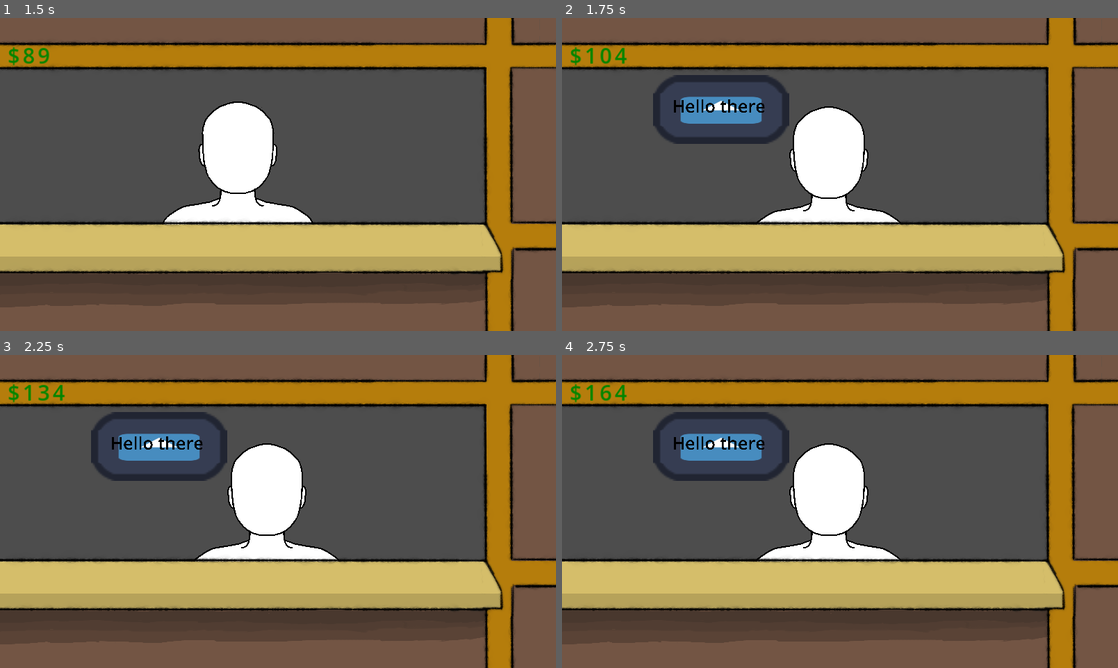
Above: before the commit, frames 1-4 (two rows, left to right).
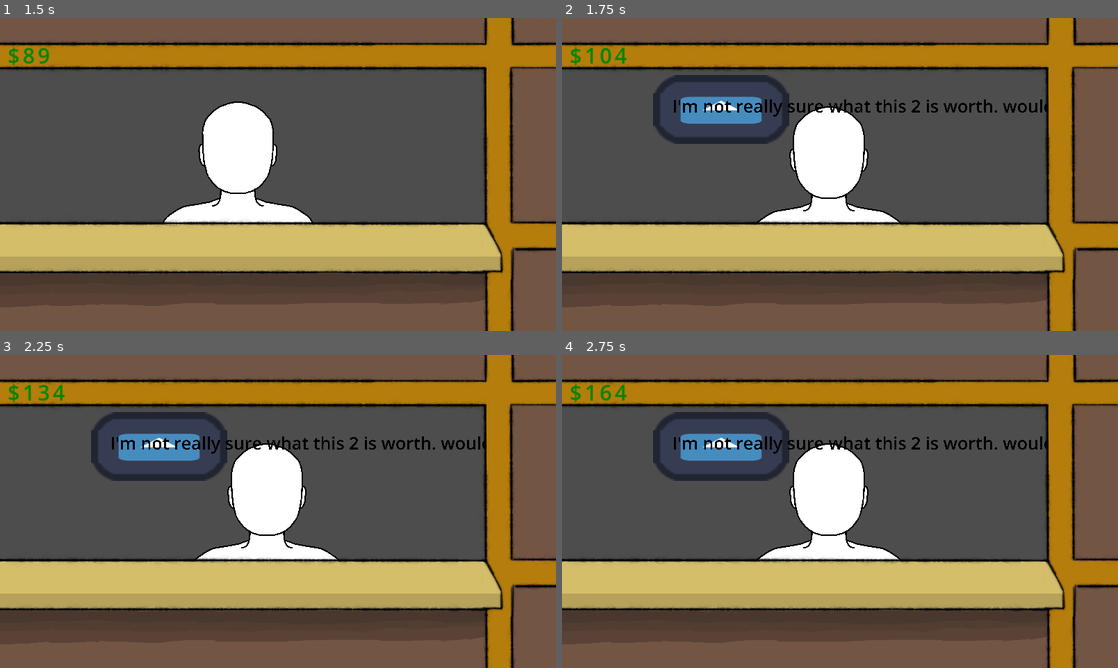
Above: after the commit, the same moments.

Repository: Routund/pawncepts
Game: Godot game, scene res://Scenes/Shop.tscn
The game is run twice, just before and just after one commit, with the same random seed, the same clock (stepped at 60 frames per second) and the same inputs. The engine's default icon, where the game draws it, is replaced by a stand-in: a white triangle on a blue panel in a dark square.
Inputs:
- Up to frame 1 (1.5 s): no input
- Up to frame 2 (1.75 s): no input
- Up to frame 3 (2.25 s): tap Enter at 2 s
- Up to frame 4 (2.75 s): no input

Frame 1 is identical in both runs. In frame 2, 0.9% of the frame differs, in the area x 20-88%, y 26-32%; in frame 3, 0.9%; in frame 4, 0.9%.

Commit message:
Added basic text for customers

Diff:
--- a/Scripts/Speech_manager.gd
+++ b/Scripts/Speech_manager.gd
@@ -1,12 +1,48 @@
 extends Node2D
 
-var customerTypes = {
+var cust = 0
+var item = 0
+var min_price = 0
+var initial_price = 0
+var sell_price = 100
+@onready var dialogue = get_node("Control/Label")
 
+var customerTypes = [
+	0, # Stingy, give high price and have relatively high min price
+	1, # Desperate, give low price, and have relatively low min price
+	2, # Clueless, give high price, and have relatively low min price
+	3, # Veteran, give low price, and have relatively high min price
+]
+var cust_variance = [
+	1.1, # Stingy, give high price and have relatively high min price
+	0.4, # Desperate, give low price, and have relatively low min price
+	0.7, # Clueless, give high price, and have relatively low min price
+	1, # Veteran, give low price, and have relatively high min price
+]
+var items = [
+	0, # Necklace
+	1, # Ring
+	2, # Console
+	3, # Vase
+]
+var items_dict = {
+	0:"Necklace",
+	1:"Ring",
+	2:"Console",
+	3:"Vase"
 }
+var prices = [
+	600, # Necklace
+	435, # Ring
+	350, # Console
+	90, # Vase
+]
+var rng = RandomNumberGenerator.new()
 
 # Called when the node enters the scene tree for the first time.
 func _ready():
-	pass # Replace with function body.
+	rng.seed = hash("I missed my lunch")
+	pass
 
 
 # Called every frame. 'delta' is the elapsed time since the previous frame.
@@ -15,5 +51,21 @@
 
 
 func _on_customer_entered():
-	visible=true
-	pass # Replace with function body.
+	item = items[randi() % items.size()]
+	cust = customerTypes[randi() % customerTypes.size()]
+	min_price = int(prices[item] * (cust_variance[cust] + rng.randf_range(-0.2, 0.2)))
+	initial_price = min_price + randi_range(10, 50)  # Set an initial price above min_price
+
+	visible = true
+
+	# Display dialogue based on customer type
+	match cust:
+		0:
+			dialogue.text = "I'm looking to sell this %s. It's worth %d. Any objections?" % [items[item],initial_price]
+		1:
+			dialogue.text = "Look man, you think this %s, is worth at least %d?" % [items[item],initial_price]
+		2:
+			dialogue.text = "I'm not really sure what this %s is worth. would %d work?" % [items[item],initial_price]
+		3:
+			dialogue.text = "I've done my own appraisal, and this %s is worth %d" % [items[item],initial_price]
+	pass
